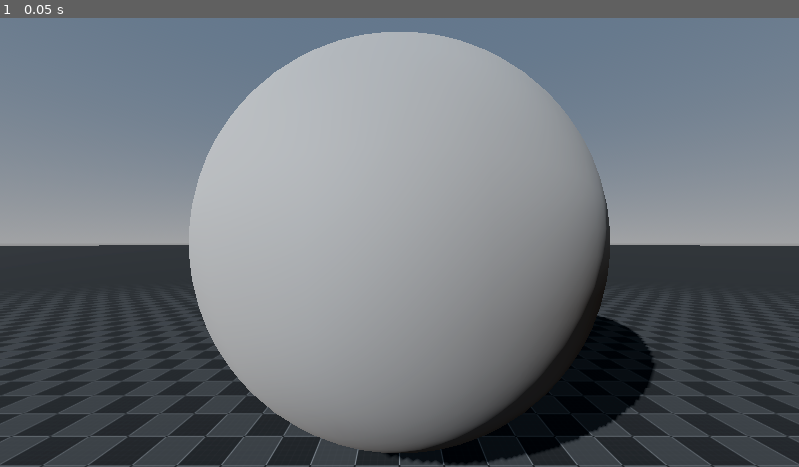
Above: before the commit, frame 1.
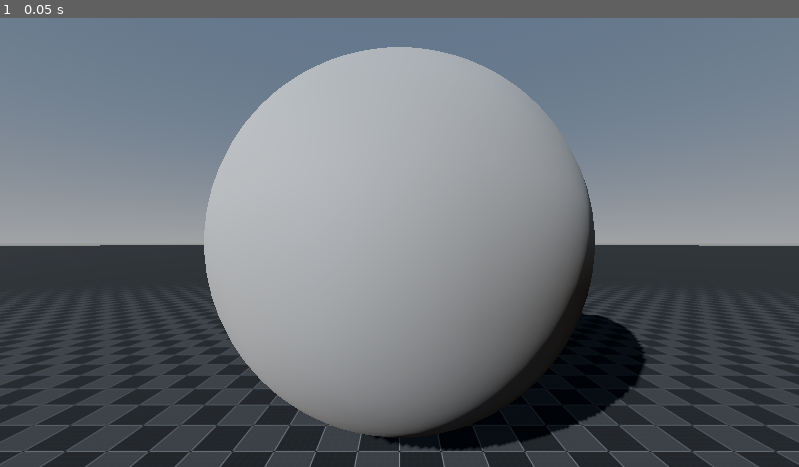
Above: after the commit, the same moment.

Repository: Decapitated/Compositor-Effect-Playground
Game: Godot game, scene res://line_mesh_outlline/line_mesh_outline.tscn
Two runs of this game, one before a commit and one after it. Both use one fixed random seed, a clock stepped at 60 frames per second and the inputs below. The project has no main scene, so this scene is started directly.
Inputs:
- Up to frame 1 (0.05 s): no input

The runs differ from the first frame. In frame 1, 15% of the frame differs, in the area x 0-100%, y 3-100%.
Error in both runs: Cannot call method 'vertex_format_create' on a null value. (res://outline_effect/stencil/stencil.gd:49)

Commit message:
Update line_mesh_outline.tscn

Diff:
--- a/line_mesh_outlline/line_mesh_outline.tscn
+++ b/line_mesh_outlline/line_mesh_outline.tscn
@@ -50,7 +50,7 @@
 [sub_resource type="StandardMaterial3D" id="StandardMaterial3D_c2n18"]
 transparency = 1
 shading_mode = 0
-albedo_color = Color(0, 0, 0, 0)
+albedo_color = Color(0, 0, 0, 1)
 stencil_mode = 3
 stencil_flags = 2
 stencil_reference = 123
@@ -87,7 +87,6 @@
 needs_normal_roughness = false
 script = ExtResource("6_jb31b")
 extraction_effect = SubResource("CompositorEffect_fxe0t")
-distance = 41
 samples = 8
 metadata/_custom_type_script = "uid://crv10gdfdqjmm"
 
@@ -100,9 +99,8 @@
 needs_normal_roughness = false
 script = ExtResource("7_wbpse")
 jump_flood_effect = SubResource("CompositorEffect_jb31b")
-outside_width = 0
-inside_width = 3
-inside_line_color = Color(0, 0, 1, 1)
+outside_line_color = Color(0, 0.14117648, 1, 1)
+inside_line_color = Color(0, 0.14117648, 1, 1)
 metadata/_custom_type_script = "uid://uauh2w1q8ntw"
 
 [sub_resource type="Compositor" id="Compositor_00yce"]
@@ -137,7 +135,7 @@
 material_override = SubResource("StandardMaterial3D_c2n18")
 
 [node name="CamStand" type="Node3D" parent="." unique_id=1476199415]
-transform = Transform3D(1, 0, 0, 0, 1, 0, 0, 0, 1, 0, 0, 8.545)
+transform = Transform3D(1, 0, 0, 0, 1, 0, 0, 0, 1, 0, 0, 9)
 
 [node name="Camera3D" type="Camera3D" parent="CamStand" unique_id=552786362]
 transform = Transform3D(1, 0, 0, 0, 0.9999999, 0, 0, 0, 0.9999999, 0, 5, 0)
